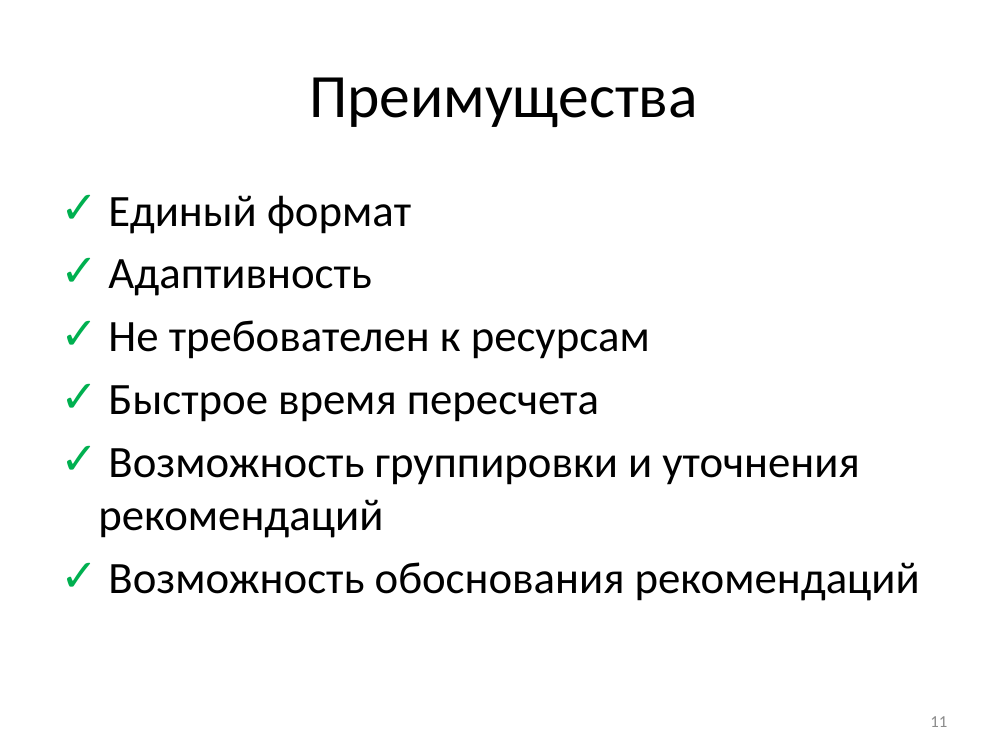
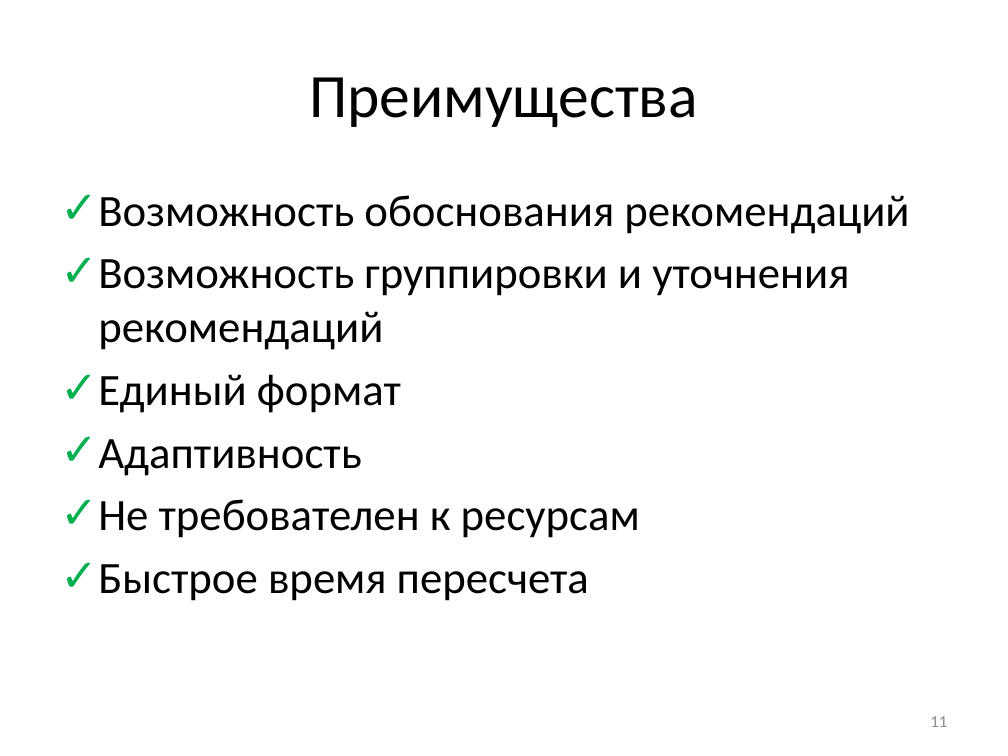
Before and after one commit to Otann/diploma, a slide deck: slide 11 of slides.pptx. Drawn at 1008x756 pixels with LibreOffice and Linux fonts; fonts in the diff are those of the drawing. Boxes give left, top, right and bottom in pixels: in the first picture for what was removed or moved away, otherwise in the second. Text is boxed around its words. In the diff, an @@ line names an element or a change of style, - is before the commit and + after.

```diff
--- a/slides.pptx
+++ b/slides.pptx
@@ text at bbox=[98, 195, 909, 350]: paragraphs added @@
+✓ Возможность обоснования рекомендаций
+✓ Возможность группировки и уточнения рекомендаций
@@ text at bbox=[98, 448, 920, 601]: paragraphs removed @@
-✓ Возможность группировки и уточнения рекомендаций
-✓ Возможность обоснования рекомендаций
```
Also in this commit, not shown: 3 other slides changed.
